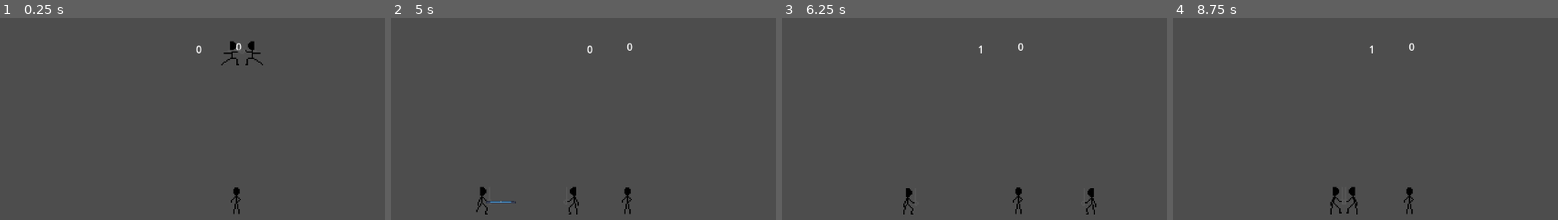
Above: before the commit, frames 1-4 (left to right).
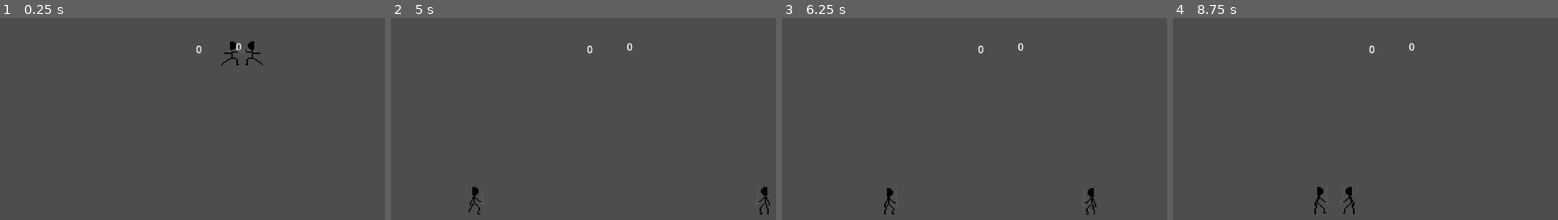
Above: after the commit, the same moments.

Repository: erikdervik/eisen-und-ehre
Game: Godot game, scene res://game.tscn
The game is run twice, just before and just after one commit, with the same random seed, the same clock (stepped at 60 frames per second) and the same inputs. The engine's default icon, where the game draws it, is replaced by a stand-in: a white triangle on a blue panel in a dark square.
Inputs:
- Up to frame 1 (0.25 s): no input
- Up to frame 2 (5 s): hold Left (p2_left) 0.53-1.28 s; hold D (p1_right) 0.53-2.03 s; tap Enter at 1.25 s; tap Right (p2_right) at 1.35, 2.85, 4.35 s; hold A (p1_left) 2.03-2.78 s; hold Left (p2_left) 2.03-2.78 s; hold D (p1_right) 2.78-4.28 s; tap Space at 3.5 s; hold Left (p2_left) 3.53-4.28 s; hold A (p1_left) from 4.28 s (still down)
- Up to frame 3 (6.25 s): release A (p1_left) at 5.03 s; hold D (p1_right) 5.03-5.78 s; hold Left (p2_left) 5.03-5.78 s; hold A (p1_left) from 5.78 s (still down); tap Right (p2_right) at 5.85 s
- Up to frame 4 (8.75 s): hold Left (p2_left) 6.53-7.28 s; release A (p1_left) at 7.28 s; hold D (p1_right) from 7.28 s (still down); tap Right (p2_right) at 7.35 s; hold Left (p2_left) from 8.03 s (still down)

The runs differ from the first frame. In frame 1, 0.1% of the frame differs, in the area x 59-63%, y 83-98%; in frame 2, 0.8%, in the area x 20-99%, y 83-98%; in frame 3, 0.5%; in frame 4, 0.7%.

Commit message:
kampfrichter als node in game

Diff:
--- a/fechter.gd
+++ b/fechter.gd
@@ -56,7 +56,6 @@
 
 	lungeVelocity = lungeVelocity - (delta * 600+PI) if lungeVelocity != 0.0 else 0.0
 	lungeVelocity = 0.0 if lungeVelocity < -100 else lungeVelocity
-	print(player," ",lungeVelocity)
 
 	velocity.x = direction * lungeVelocity if lungeVelocity != 0.0 else velocity.x
 
@@ -79,7 +78,7 @@
 			velocity.y = JUMP_VELOCITY
 
 		if Input.is_action_just_pressed(player + "_attack") and state in CAN_ATTACK and attackTime < -2:
-			hitTime = 0.5
+			hitTime = 0.3
 			if state in CAN_FOWARD_ATTACK:
 				$AnimatedSprite2D.play("hit n walk")
 			elif state in CAN_BACK_ATTACK:
@@ -91,7 +90,7 @@
 			attackTime = 1
 			emit_signal("action",player,"attack") # Loose Priority if Attack finished
 		if Input.is_action_just_pressed(player + "_lunge") and state in CAN_LUNGE and lungeTime < -2:
-			hitTime = 0.5
+			hitTime = 0.3
 			state = "LUNGE"
 			velocity = Vector2.ZERO
 			lungeVelocity = 300
@@ -102,7 +101,7 @@
 		if Input.is_action_just_pressed(player + "_parry") and state in CAN_PARRY and parryTime < -2:
 			state = "PARRY"
 			parryTime = 0.5
-			parriesTimer = 3.0
+			parriesTimer = 2.0
 			$AnimatedSprite2D.play("idle")
 
 
--- a/game.gd
+++ b/game.gd
@@ -21,16 +21,13 @@
 			freeze_priority = true
 			end_timer = 1.0
 	else:
-		print("PARRIED") #PLAY SOUND
-	print(p,parries, priority)
+		pass
 
 func eval_winner():
+	print(priority)
 	if hasHit["p1"] and not hasHit["p2"]:
-		print("ONLY ONE HIT")
 		return "p1"
-	elif hasHit["p2"] and not hasHit["p1"]:
-		print("ONLY ONE HIT")
-#
+	elif hasHit["p2"] and not hasHit["p1"]:#
 		return "p2"
 	elif priority["p1"] > priority["p2"]:
 		return "p1"
@@ -63,33 +60,21 @@
 	end_timer = 0.0
 
 func _process(delta: float) -> void:
-	print(priority, freeze_priority,prioTimeLooser)
 	end_timer -= delta if end_timer > 0.0 else 0.0
-
-#	if end_timer > 0.0:
-#		Engine.time_scale = 0.5
-#	else:
-#		Engine.time_scale = 1.0
-
 	if end_timer < 0.0:
-
-		winner = eval_winner()
-		print(winner)
 		reset()
-		modifyScoreboard(winner)
-
-
+		modifyScoreboard(eval_winner())
 
 	if not freeze_priority:
 		if prioTimeLooser["p1"] < 0:
 			priority["p1"] = -1
-			priority["p2"] = 0
+			priority["p2"] = 0 if priority["p2"] == -1 else priority["p2"]
 			prioTimeLooser["p1"] = 0
 		elif prioTimeLooser["p1"] > 0:
 			prioTimeLooser["p1"] -= delta
 		if prioTimeLooser["p2"] < 0:
 			priority["p2"] = -1
-			priority["p1"] = 0
+			priority["p1"] = 0 if priority["p1"] == -1 else priority["p1"]
 			prioTimeLooser["p2"] = 0
 		elif prioTimeLooser["p2"] > 0:
 			prioTimeLooser["p2"] -= delta
@@ -108,7 +93,6 @@
 	if action == "forward" and priority[other(p)] <= 0:
 		priority[p] = 1
 	if action == "lunge":
-		print("LUNGEON")
 		prioTimeLooser[p] = 0.5 if prioTimeLooser[p] == 0.0 else prioTimeLooser[p]
 	if action == "attack":
 		prioTimeLooser[p] = 0.5 if prioTimeLooser[p] == 0.0 else prioTimeLooser[p]
--- a/game.tscn
+++ b/game.tscn
@@ -1,7 +1,6 @@
-[gd_scene load_steps=4 format=3 uid="uid://c8b3dckx4gc31"]
+[gd_scene load_steps=3 format=3 uid="uid://c8b3dckx4gc31"]
 
 [ext_resource type="Script" uid="uid://o3ue1pvjb42b" path="res://game.gd" id="1_e2o6t"]
-[ext_resource type="PackedScene" uid="uid://dg0o8earh6br4" path="res://kampfrichter.tscn" id="2_e2o6t"]
 
 [sub_resource type="WorldBoundaryShape2D" id="WorldBoundaryShape2D_e2o6t"]
 distance = -278.0
@@ -16,10 +15,6 @@
 [node name="CollisionShape2D" type="CollisionShape2D" parent="StaticBody2D"]
 shape = SubResource("WorldBoundaryShape2D_e2o6t")
 
-[node name="AnimatedSprite2D" parent="." instance=ExtResource("2_e2o6t")]
-position = Vector2(0, 233)
-animation = &"Angriffsrecht(links)"
-
 [node name="scoreP1" type="Label" parent="."]
 offset_right = 40.0
 offset_bottom = 23.0
@@ -31,3 +26,5 @@
 offset_right = -23.0
 offset_bottom = 27.0
 text = "0"
+
+[node name="kampfrichter" type="AnimatedSprite2D" parent="."]
--- /dev/null
+++ b/judge.gd
@@ -0,0 +1,12 @@
+extends AnimatedSprite2D
+
+
+# Called when the node enters the scene tree for the first time.
+
+func _ready() -> void:
+	pass # Replace with function body.
+
+
+# Called every frame. 'delta' is the elapsed time since the previous frame.
+func _process(delta: float) -> void:
+	pass
--- /dev/null
+++ b/judge.tscn
@@ -0,0 +1,6 @@
+[gd_scene load_steps=2 format=3 uid="uid://dhv6j5aj0m4lx"]
+
+[ext_resource type="Script" uid="uid://de5ii543mxls6" path="res://judge.gd" id="1_q0bu4"]
+
+[node name="AnimatedSprite2D" type="AnimatedSprite2D"]
+script = ExtResource("1_q0bu4")
Not shown, added: judge.gd.uid
